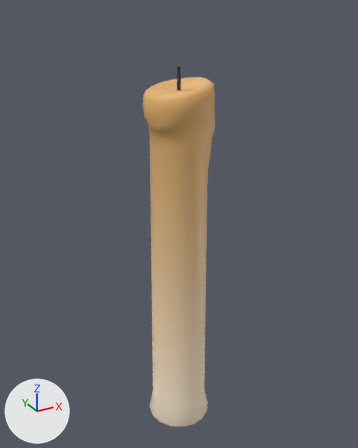
A saved change to the FBX model Assets/Model/Environment/candle.fbx.
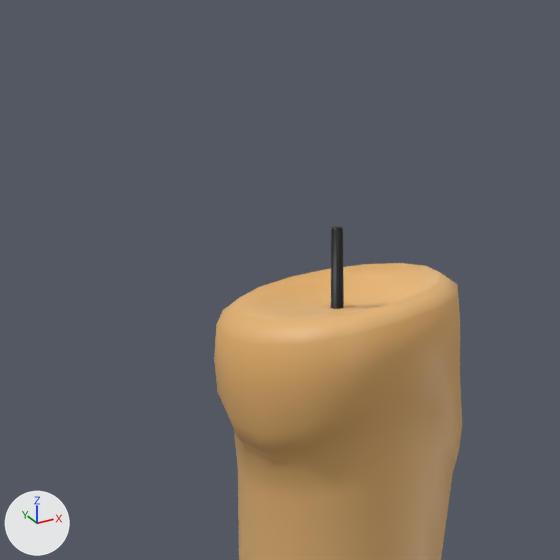
Old and new are each drawn whole from a 50 mm lens placed at (-0.562, -1.023, 1.117), pointed at (0.011, 0.02, 0.596) and again close up on the part from 22% to 68% of the width and 0% to 37% of the height. The lights are fixed; the arrows at lower left show +X, +Y and +Z. The last two pictures show the newer version. Where no turn or scale is listed for an object, it has been applied to the vertices.

Objects in the first close-up: 'candle'.
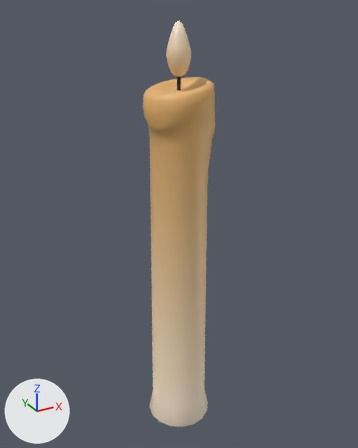
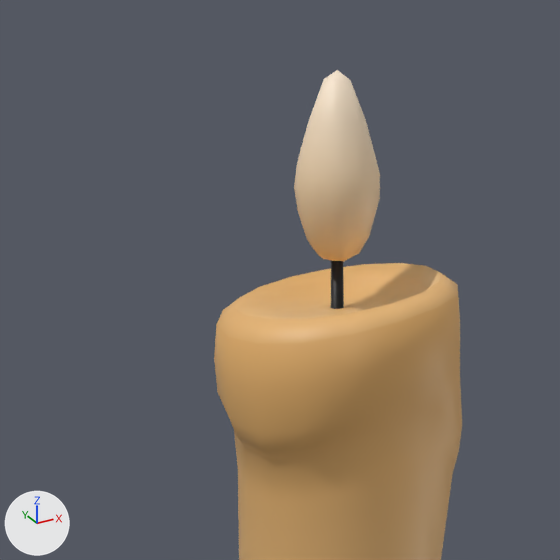
Commit message: added new candle model

Changed parts and their boxes (x1, y1, x2, y2) in the close-ups (560 x 560 px):
'candle', reshaped
    before: (214, 227, 462, 560)
    after: (214, 70, 462, 560)
part 1 of me_cylinder_005, added (beige)
    after: (294, 70, 380, 261)

Patch to the scene script:
```diff
--- a/Assets/Model/Environment/candle.fbx.py
+++ b/Assets/Model/Environment/candle.fbx.py
@@ me_cylinder_005 @@
 # used by ob_candle; location = (0.0, 0.0, 0.0)
-me_cylinder_005.from_pydata(...)  # 278 vertices, 315 faces; spans x -0.089..0.089, y -0.089..0.089, z 0.0..0.993
+me_cylinder_005.from_pydata(...)  # 376 vertices, 478 faces; spans x -0.089..0.089, y -0.089..0.089, z 0.0..1.088
+# me_cylinder_005 part 1: a new loose piece of 98 vertices spanning x -0.028..0.028, y -0.028..0.028, z 0.971..1.088, in mat_material_001 (picture img_text_png)
 me_cylinder_005.materials.append(mat_material_001)
```
